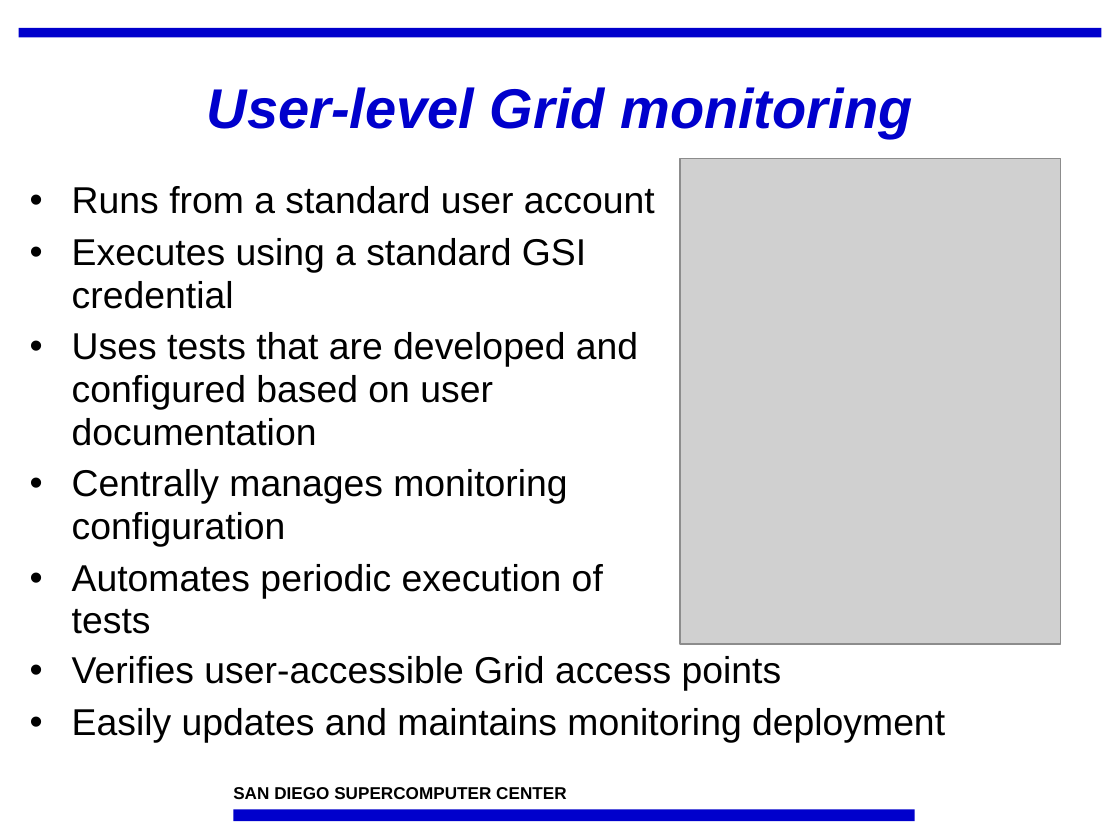
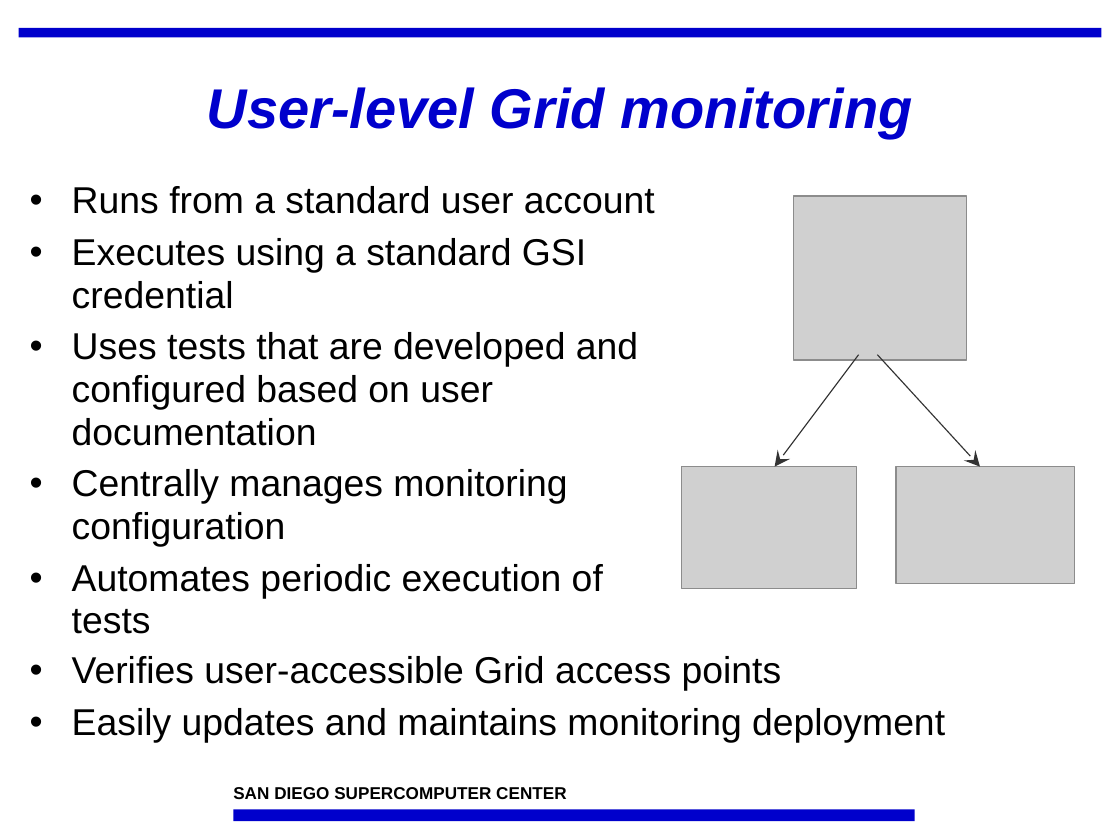
Before and after one commit to IncaProject/inca-xsede, a slide deck: slide 3 of talks/sc07/inca-sc07.ppt. Drawn at 1120x840 pixels with LibreOffice and Linux fonts; fonts in the diff are those of the drawing; grey boxes stand for pictures; background and template pictures are left out. Boxes give left, top, right and bottom in pixels: in the first picture for what was removed or moved away, otherwise in the second. Text is boxed around its words. In the diff, an @@ line names an element or a change of style, - is before the commit and + after.

Commit message:
pic change

```diff
--- a/talks/sc07/inca-sc07.ppt
+++ b/talks/sc07/inca-sc07.ppt
@@ picture resized from (x1=680, y1=159, x2=1061, y2=644) to (x1=793, y1=196, x2=965, y2=361) @@
@@ arrow added from (859, 355) to (775, 467), #333333 0.74 pt @@
@@ arrow added from (877, 355) to (980, 467), #333333 0.74 pt @@
@@ picture added at (x1=681, y1=467, x2=857, y2=589) @@
@@ picture added at (x1=896, y1=467, x2=1074, y2=584) @@
```
Also in this commit, not shown: 1 other slide changed.
